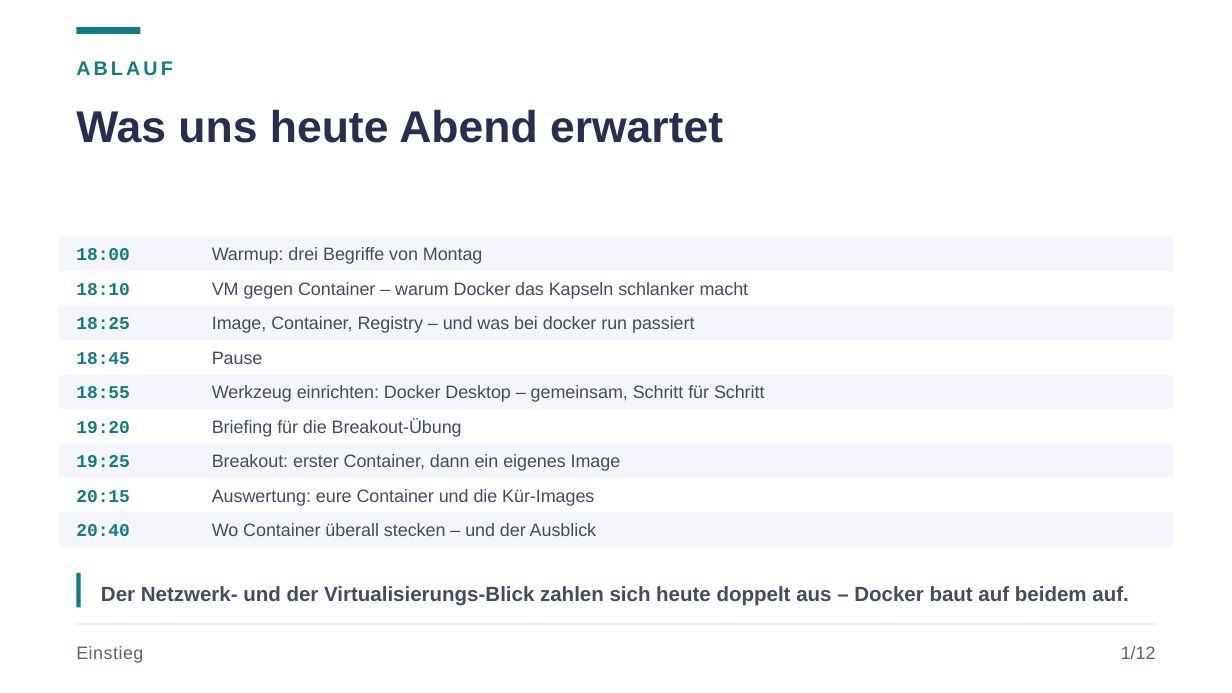
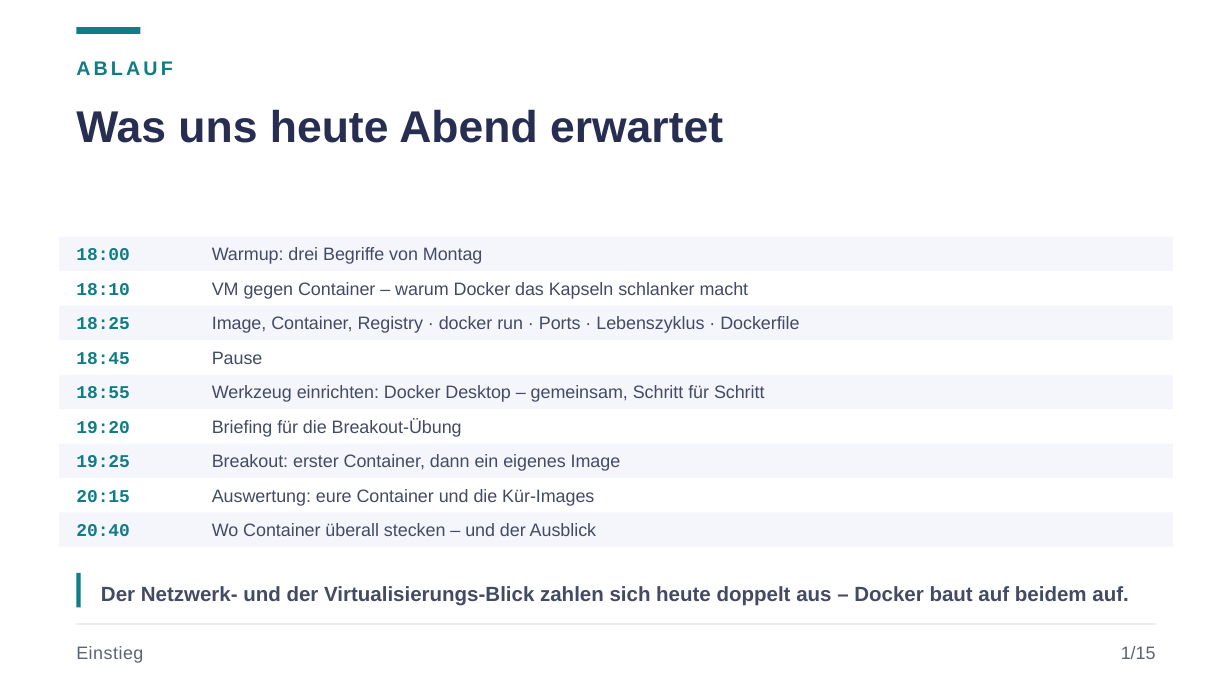
Before and after one commit to JacobMenge/kurs-unterlagen, a slide deck: slide 2 of folien/05-docker-einfuehrung.pptx. Drawn at 1232x693 pixels with LibreOffice and Linux fonts; fonts in the diff are those of the drawing. Boxes give left, top, right and bottom in pixels: in the first picture for what was removed or moved away, otherwise in the second. Text is boxed around its words. In the diff, an @@ line names an element or a change of style, - is before the commit and + after.

Commit message:
docker. new

```diff
--- a/folien/05-docker-einfuehrung.pptx
+++ b/folien/05-docker-einfuehrung.pptx
@@ text at <box>212,316,799,333</box>: text changed @@
-Image, Container, Registry – und was bei docker run passiert
+Image, Container, Registry · docker run · Ports · Lebenszyklus · Dockerfile
@@ text at <box>1121,646,1156,659</box>: text changed @@
-1/12
+1/15
```
Also in this commit, not shown: 12 other slides changed, 3 slides added, 2 other files.
